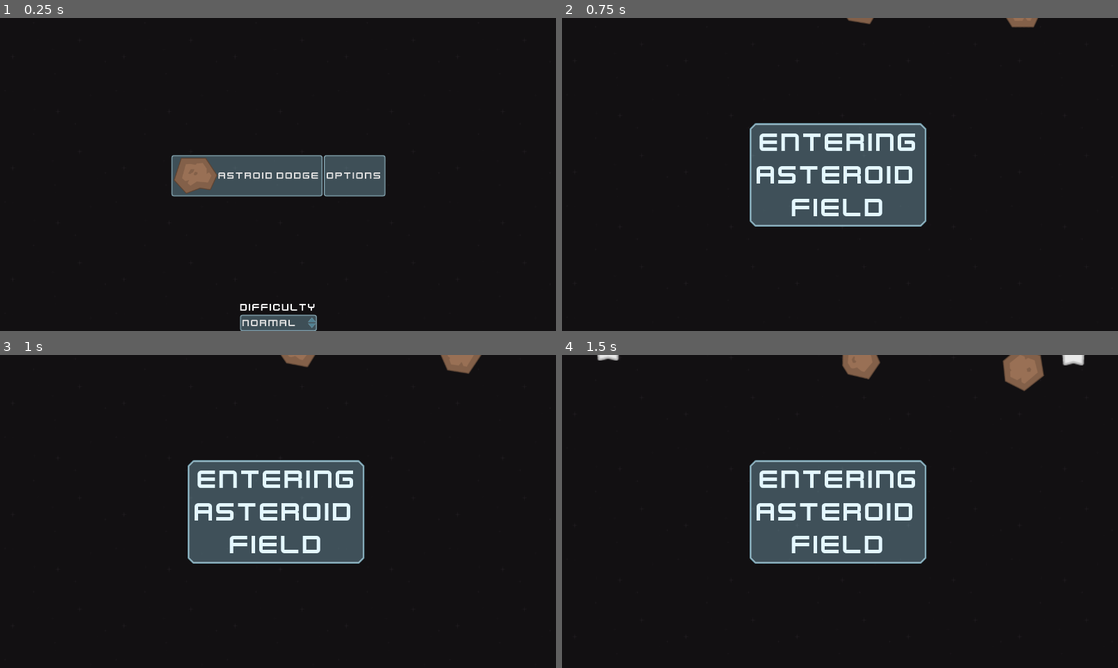
Above: before the commit, frames 1-4 (two rows, left to right).
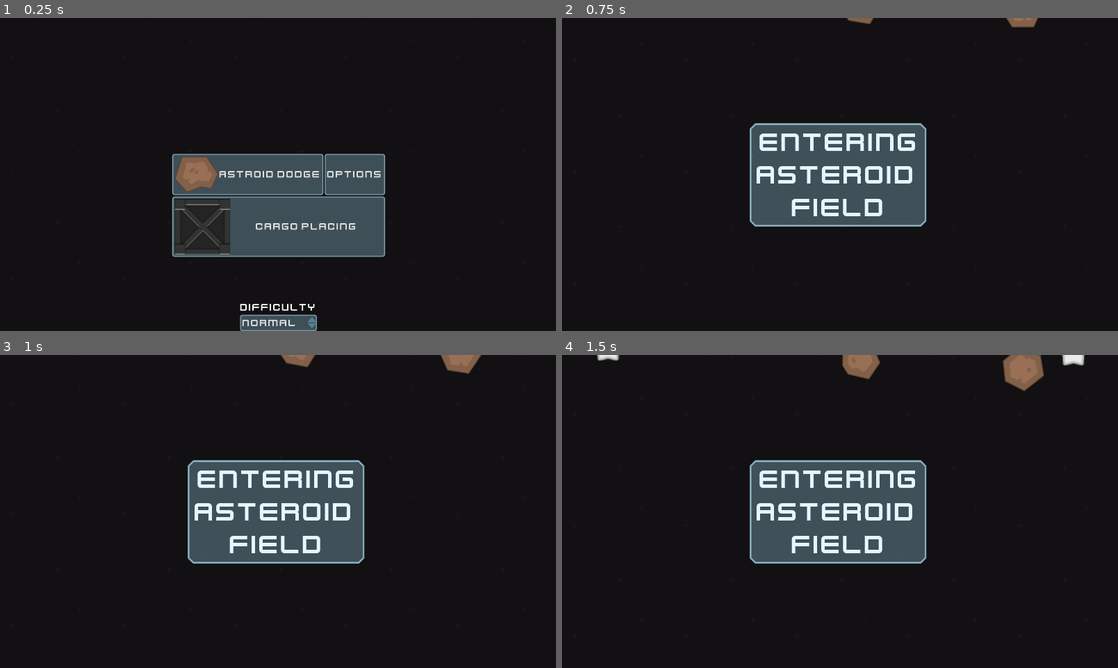
Above: after the commit, the same moments.

Repository: caleb-vincent/space-math
Game: Godot game, scene res://Main.tscn
Same seed, same stepped clock (60 frames per second), same inputs: the game is played once before the commit and once after it.
Inputs (mouse positions are in pixels of both pictures, inside the frame that each line leads up to):
- Up to frame 1 (0.25 s): no input
- Up to frame 2 (0.75 s): click "Astroid Dodge" at 0.5 s
- Up to frame 3 (1 s): no input
- Up to frame 4 (1.5 s): move the mouse to (962, 495) at 1.27 s; click (962, 495) at 1.42 s

The runs differ from the first frame. In frame 1, 7.8% of the frame differs, in the area x 30-70%, y 43-77%; in frame 2, nothing differs; in frame 3, nothing differs; in frame 4, nothing differs.

Commit message:
New Subgame
Cargo Placing
Rough outline, allows playing single round, but no visualizations or
timeout

Diff:
--- /dev/null
+++ b/Cargo/Cargo.tscn
@@ -0,0 +1,82 @@
+[gd_scene load_steps=5 format=2]
+
+[ext_resource path="res://assets/black.png" type="Texture" id=1]
+[ext_resource path="res://Cargo/Controls.tscn" type="PackedScene" id=2]
+[ext_resource path="res://Cargo/CargoHud.tscn" type="PackedScene" id=5]
+
+[sub_resource type="GDScript" id=1]
+script/source = "extends Node
+
+var rng = RandomNumberGenerator.new()
+
+signal gameOver
+
+
+func _ready() -> void:
+	rng.randomize()
+	$Hud.shipName = \"M.S.S. \" + Data.ShipNames[rng.randi_range(0, Data.ShipNames.size() - 1)]
+	$Hud.loadCount = 0
+	$Hud.loadTotal = 888
+	$RoundTimer.start()
+
+
+func _process(delta: float) -> void:
+	$Hud.time = $RoundTimer.time_left
+
+
+func _on_Control_onesPlace() -> void:
+	_updateLoadCount(1)
+
+
+func _on_Control_tensPlace() -> void:
+	_updateLoadCount(10)
+
+
+func _on_Control_hundredsPlace() -> void:
+	_updateLoadCount(100)
+
+
+func _updateLoadCount(add : int) -> void:
+	$Hud.loadCount += add
+	if $Hud.loadCount > $Hud.loadTotal:
+		$Control.visible = false
+		$Hud.gameOver()
+		$GameOverSplashTimer.start()
+
+
+func _on_GameOverSplashTimer_timeout() -> void:
+	emit_signal(\"gameOver\")
+"
+
+[node name="Cargo" type="Node"]
+script = SubResource( 1 )
+
+[node name="RoundTimer" type="Timer" parent="."]
+wait_time = 20.0
+one_shot = true
+
+[node name="GameOverSplashTimer" type="Timer" parent="."]
+wait_time = 3.0
+one_shot = true
+
+[node name="TextureRect" type="TextureRect" parent="."]
+anchor_right = 1.0
+anchor_bottom = 1.0
+size_flags_horizontal = 3
+size_flags_vertical = 3
+texture = ExtResource( 1 )
+expand = true
+stretch_mode = 2
+__meta__ = {
+"_edit_use_anchors_": false
+}
+
+[node name="Hud" parent="." instance=ExtResource( 5 )]
+
+[node name="Control" parent="." instance=ExtResource( 2 )]
+margin_top = 528.0
+margin_bottom = 0.0
+[connection signal="timeout" from="GameOverSplashTimer" to="." method="_on_GameOverSplashTimer_timeout"]
+[connection signal="hundredsPlace" from="Control" to="." method="_on_Control_hundredsPlace"]
+[connection signal="onesPlace" from="Control" to="." method="_on_Control_onesPlace"]
+[connection signal="tensPlace" from="Control" to="." method="_on_Control_tensPlace"]
--- /dev/null
+++ b/Cargo/CargoHud.tscn
@@ -0,0 +1,167 @@
+[gd_scene load_steps=6 format=2]
+
+[ext_resource path="res://assets/PanelStyle_Normal.tres" type="StyleBox" id=1]
+[ext_resource path="res://assets/theme.tres" type="Theme" id=2]
+[ext_resource path="res://assets/kenvector_future.ttf" type="DynamicFontData" id=3]
+
+[sub_resource type="GDScript" id=1]
+script/source = "extends Control
+
+export var shipName : String = \"M.S.S. Al-Khwārizmī\" setget _setShipName
+export var time = 0.0 setget _setTime
+export var loadCount : int = 0 setget _setLoad
+export var loadTotal : int = 0 setget _setTotal
+
+
+func gameOver() -> void:
+	$StatusBar.visible = false
+	$GameOver.visible = true
+
+
+func _setShipName(name : String) -> void:
+	shipName = name
+	$StatusBar/ShipName/Label.text = shipName
+
+
+func _setTime(t : float) -> void:
+	time = t
+	if t == 0:
+		$StatusBar/TimeRemaining/Label.text = \"Departs: NOW\"
+	else:
+		$StatusBar/TimeRemaining/Label.text = \"Departs in: \" +  \"%03.1f\" % [t]
+
+
+func _setLoad(count : int) -> void:
+	loadCount = count
+	_updateLoading()
+
+
+func _setTotal(total : int) -> void:
+	loadTotal = total
+	_updateLoading()
+
+
+func _updateLoading() -> void:
+	$StatusBar/Loading/Label.text = \"Loaded: \" + \"%3d\" % [loadCount] + \" of \" + \"%3d\" % [loadTotal]
+"
+
+[sub_resource type="DynamicFont" id=2]
+size = 64
+font_data = ExtResource( 3 )
+
+[node name="CargoHud" type="Control"]
+anchor_right = 1.0
+anchor_bottom = 1.0
+theme = ExtResource( 2 )
+script = SubResource( 1 )
+__meta__ = {
+"_edit_use_anchors_": false
+}
+
+[node name="StatusBar" type="HBoxContainer" parent="."]
+anchor_right = 1.0
+rect_min_size = Vector2( 0, 48 )
+size_flags_horizontal = 3
+alignment = 1
+__meta__ = {
+"_edit_use_anchors_": false
+}
+
+[node name="ShipName" type="Panel" parent="StatusBar"]
+margin_right = 424.0
+margin_bottom = 48.0
+size_flags_horizontal = 3
+size_flags_vertical = 3
+custom_styles/panel = ExtResource( 1 )
+__meta__ = {
+"_edit_use_anchors_": false
+}
+
+[node name="Label" type="Label" parent="StatusBar/ShipName"]
+anchor_right = 1.0
+anchor_bottom = 1.0
+text = "M.S.S. Al-Kindi"
+align = 1
+valign = 1
+uppercase = true
+__meta__ = {
+"_edit_use_anchors_": false
+}
+
+[node name="TimeRemaining" type="Panel" parent="StatusBar"]
+margin_left = 428.0
+margin_right = 852.0
+margin_bottom = 48.0
+size_flags_horizontal = 3
+size_flags_vertical = 3
+custom_styles/panel = ExtResource( 1 )
+__meta__ = {
+"_edit_use_anchors_": false
+}
+
+[node name="Label" type="Label" parent="StatusBar/TimeRemaining"]
+anchor_left = 0.5
+anchor_right = 0.5
+anchor_bottom = 1.0
+margin_left = -138.0
+margin_right = 138.0
+size_flags_vertical = 1
+text = "Departs in: sss.t"
+valign = 1
+uppercase = true
+__meta__ = {
+"_edit_use_anchors_": false
+}
+
+[node name="Loading" type="Panel" parent="StatusBar"]
+margin_left = 856.0
+margin_right = 1280.0
+margin_bottom = 48.0
+size_flags_horizontal = 3
+size_flags_vertical = 3
+custom_styles/panel = ExtResource( 1 )
+__meta__ = {
+"_edit_use_anchors_": false
+}
+
+[node name="Label" type="Label" parent="StatusBar/Loading"]
+anchor_right = 1.0
+anchor_bottom = 1.0
+text = "Loaded: nnn of NNN"
+align = 1
+valign = 1
+uppercase = true
+__meta__ = {
+"_edit_use_anchors_": false
+}
+
+[node name="GameOver" type="Panel" parent="."]
+visible = false
+anchor_left = 0.5
+anchor_top = 0.5
+anchor_right = 0.5
+anchor_bottom = 0.5
+margin_left = -128.0
+margin_top = -96.0
+margin_right = 128.0
+margin_bottom = 96.0
+rect_min_size = Vector2( 256, 128 )
+__meta__ = {
+"_edit_use_anchors_": false
+}
+
+[node name="Label" type="Label" parent="GameOver"]
+anchor_right = 1.0
+anchor_bottom = 1.0
+margin_left = 4.0
+margin_top = 4.0
+margin_right = 4.0
+margin_bottom = 4.0
+custom_fonts/font = SubResource( 2 )
+text = "GAME
+OVER"
+align = 1
+valign = 1
+__meta__ = {
+"_edit_use_anchors_": false
+}
--- /dev/null
+++ b/Cargo/Controls.tscn
@@ -0,0 +1,128 @@
+[gd_scene load_steps=7 format=2]
+
+[ext_resource path="res://assets/theme.tres" type="Theme" id=1]
+[ext_resource path="res://assets/cargoBox_ten.png" type="Texture" id=2]
+[ext_resource path="res://assets/cargoBox_hundred.png" type="Texture" id=3]
+[ext_resource path="res://assets/glassBackground.png" type="Texture" id=4]
+[ext_resource path="res://assets/cargoBox.png" type="Texture" id=5]
+
+[sub_resource type="GDScript" id=1]
+script/source = "extends Node
+
+signal onesPlace
+signal tensPlace
+signal hundredsPlace
+
+
+func _onOnesButton() -> void:
+	emit_signal(\"onesPlace\")
+
+
+func _onTensButton() -> void:
+	emit_signal(\"tensPlace\")
+
+
+func _onHundredsButton() -> void:
+	emit_signal(\"hundredsPlace\")
+"
+
+[node name="CargoControls" type="HBoxContainer"]
+anchor_right = 1.0
+anchor_bottom = 1.0
+margin_bottom = -528.0
+theme = ExtResource( 1 )
+script = SubResource( 1 )
+__meta__ = {
+"_edit_use_anchors_": false
+}
+
+[node name="Ones" type="Panel" parent="."]
+margin_right = 424.0
+margin_bottom = 192.0
+size_flags_horizontal = 3
+
+[node name="TextureRect" type="TextureRect" parent="Ones"]
+anchor_right = 1.0
+anchor_bottom = 1.0
+texture = ExtResource( 5 )
+stretch_mode = 4
+__meta__ = {
+"_edit_use_anchors_": false
+}
+
+[node name="OnesButton" type="TextureButton" parent="Ones"]
+anchor_right = 1.0
+anchor_bottom = 1.0
+margin_left = 3.0
+margin_top = 3.0
+margin_right = -3.0
+margin_bottom = -3.0
+size_flags_horizontal = 3
+size_flags_vertical = 3
+texture_pressed = ExtResource( 4 )
+expand = true
+__meta__ = {
+"_edit_use_anchors_": false
+}
+
+[node name="Tens" type="Panel" parent="."]
+margin_left = 428.0
+margin_right = 852.0
+margin_bottom = 192.0
+size_flags_horizontal = 3
+
+[node name="TextureRect" type="TextureRect" parent="Tens"]
+anchor_right = 1.0
+anchor_bottom = 1.0
+texture = ExtResource( 2 )
+stretch_mode = 4
+__meta__ = {
+"_edit_use_anchors_": false
+}
+
+[node name="TensButton" type="TextureButton" parent="Tens"]
+anchor_right = 1.0
+anchor_bottom = 1.0
+margin_left = 3.0
+margin_top = 3.0
+margin_right = -3.0
+margin_bottom = -3.0
+size_flags_horizontal = 3
+size_flags_vertical = 3
+texture_pressed = ExtResource( 4 )
+expand = true
+
+[node name="Hundreds" type="Panel" parent="."]
+margin_left = 856.0
+margin_right = 1280.0
+margin_bottom = 192.0
+size_flags_horizontal = 3
+
+[node name="TextureRect" type="TextureRect" parent="Hundreds"]
+anchor_right = 1.0
+anchor_bottom = 1.0
+size_flags_horizontal = 5
+size_flags_vertical = 5
+texture = ExtResource( 3 )
+stretch_mode = 4
+__meta__ = {
+"_edit_use_anchors_": false
+}
+
+[node name="HundredsButton" type="TextureButton" parent="Hundreds"]
+anchor_right = 1.0
+anchor_bottom = 1.0
+margin_left = 3.0
+margin_top = 3.0
+margin_right = -3.0
+margin_bottom = -3.0
+size_flags_horizontal = 3
+size_flags_vertical = 3
+texture_pressed = ExtResource( 4 )
+expand = true
+__meta__ = {
+"_edit_use_anchors_": false
+}
+[connection signal="pressed" from="Ones/OnesButton" to="." method="_onOnesButton"]
+[connection signal="pressed" from="Tens/TensButton" to="." method="_onTensButton"]
+[connection signal="pressed" from="Hundreds/HundredsButton" to="." method="_onHundredsButton"]
--- /dev/null
+++ b/Data.gd
@@ -0,0 +1,51 @@
+extends Node
+
+const ShipNames = [
+	"Al-Khwarizmi",# Al-Khwārizmī
+	"Al-Kindi",
+	"Thales",
+	"Pythagoras",
+	"Euclid",
+	"Euler",
+	"Newton",
+	"Fermat",
+	"Laplace",
+	"Lovelace",
+	"Turing",
+	"Einstein",
+	"Grothendieck",
+	"Whitehead",
+	"Archimedes",
+	"Aryabhata",
+	"Riemann",
+	"Russell",
+	"Pascal",
+	"Brahmagupta",
+	"Gauss",
+	"Babbage",
+	"Huygens",
+	"Hilbert",
+	"Fibonacci",
+	"Mandelbrot",
+	"Diophantus",
+	"Lasker",
+	"Noether",
+	"Eratosthenes",
+	"Hardy",
+	"Galileo",
+	"Boole",
+	"Leibniz",
+	"Frege",
+	"Hopper",
+	"Hero",
+	"Kepler",
+	"Napier",
+	"Wallis",
+	"Gödel",
+	"Pacioli",
+	"Madhava",
+	"Khayyam",
+	"Ptolemy",
+	"Descartes",
+	"Ramanujan"
+]
--- a/Dodge/Dodge.tscn
+++ b/Dodge/Dodge.tscn
@@ -50,10 +50,6 @@
 		_addTarget()
 	assert(dodgeOptions != null)
 
-func _process(delta):
-	if Input.is_action_pressed(\"game_escape\"):
-		emit_signal(\"gameOver\")
-
 
 func _addObstacle() -> void:
 	var mob = Obstacle.instance()
--- a/Dodge/Hud.tscn
+++ b/Dodge/Hud.tscn
@@ -213,6 +213,7 @@
 patch_margin_bottom = 16
 
 [node name="StartingMessage" type="Label" parent="MessageContainer"]
+visible = false
 margin_left = 448.0
 margin_top = 249.0
 margin_right = 831.0
--- a/Main.tscn
+++ b/Main.tscn
@@ -8,6 +8,7 @@
 script/source = "extends Node
 
 const Dodge = preload(\"res://Dodge/Dodge.tscn\")
+const Cargo = preload(\"res://Cargo/Cargo.tscn\")
 
 var game = null
 
@@ -19,7 +20,8 @@
 func _process(delta):
 	if game != null &&  Input.is_action_just_released(\"game_pause\"):
 		game.get_tree().paused = !game.get_tree().paused
-
+	elif game != null &&  Input.is_action_pressed(\"game_escape\"):
+		_on_gameOver()
 
 
 func _on_Menu_astroidDodge() -> void:
@@ -44,6 +46,7 @@
 	$Menu.visible = true
 	$Background.visible = true
 
+
 func _on_difficultyChange(difficulty : int) -> void:
 	Options.selectedDifficulty = difficulty
 
@@ -51,6 +54,15 @@
 
 func _on_DodgeOptions_hide() -> void:
 	$Menu.visible = true
+
+
+func _on_Menu_cargoPlacing() -> void:
+	$Menu.visible = false
+	$Background.visible = false
+	var cargo = Cargo.instance()
+	game = cargo
+	cargo.connect(\"gameOver\", self, \"_on_gameOver\")
+	add_child(cargo)
 "
 
 [node name="Main" type="Node"]
@@ -61,6 +73,7 @@
 anchor_right = 1.0
 anchor_bottom = 1.0
 texture = ExtResource( 4 )
+expand = true
 stretch_mode = 2
 __meta__ = {
 "_edit_use_anchors_": false
@@ -76,4 +89,5 @@
 visible = false
 [connection signal="astroidDodge" from="Menu" to="." method="_on_Menu_astroidDodge"]
 [connection signal="astroidDodgeOptions" from="Menu" to="." method="_on_Menu_astroidDodgeOptions"]
+[connection signal="cargoPlacing" from="Menu" to="." method="_on_Menu_cargoPlacing"]
 [connection signal="hide" from="DodgeOptions" to="." method="_on_DodgeOptions_hide"]
--- a/Menu.tscn
+++ b/Menu.tscn
@@ -1,18 +1,24 @@
-[gd_scene load_steps=4 format=2]
+[gd_scene load_steps=5 format=2]
 
 [ext_resource path="res://assets/meteorBrown_big1.png" type="Texture" id=1]
 [ext_resource path="res://assets/theme.tres" type="Theme" id=2]
+[ext_resource path="res://assets/cargoBox.png" type="Texture" id=3]
 
 [sub_resource type="GDScript" id=1]
 script/source = "extends Control
 
 signal astroidDodge
 signal astroidDodgeOptions
+signal cargoPlacing
 signal difficultSelected
 
 
-func _on_Button_pressed() -> void:
+func _on_Dodge_pressed() -> void:
 	emit_signal(\"astroidDodge\")
+
+
+func _on_Cargo_pressed() -> void:
+	emit_signal(\"cargoPlacing\")
 
 
 func _on_OptionButton_item_selected(id: int) -> void:
@@ -37,20 +43,27 @@
 "_edit_use_anchors_": false
 }
 
-[node name="HBoxContainer" type="HBoxContainer" parent="."]
+[node name="VBoxContainer2" type="VBoxContainer" parent="."]
 anchor_left = 0.5
 anchor_top = 0.5
 anchor_right = 0.5
 anchor_bottom = 0.5
-margin_left = -246.0
-margin_top = -44.0
-margin_right = 246.0
-margin_bottom = 44.0
+margin_left = -244.5
+margin_top = -47.0
+margin_right = 244.5
+margin_bottom = 47.0
 __meta__ = {
 "_edit_use_anchors_": false
 }
 
-[node name="DodgeButton" type="Button" parent="HBoxContainer"]
+[node name="HBoxContainer" type="HBoxContainer" parent="VBoxContainer2"]
+margin_right = 489.0
+margin_bottom = 94.0
+__meta__ = {
+"_edit_use_anchors_": false
+}
+
+[node name="DodgeButton" type="Button" parent="VBoxContainer2/HBoxContainer"]
 margin_right = 347.0
 margin_bottom = 94.0
 size_flags_horizontal = 3
@@ -58,13 +71,29 @@
 text = "Astroid Dodge"
 icon = ExtResource( 1 )
 
-[node name="DodgeOptionsButton" type="Button" parent="HBoxContainer"]
+[node name="DodgeOptionsButton" type="Button" parent="VBoxContainer2/HBoxContainer"]
 margin_left = 351.0
-margin_right = 492.0
+margin_right = 489.0
 margin_bottom = 94.0
 size_flags_horizontal = 3
 size_flags_stretch_ratio = 0.5
 text = "OPTIONS"
+
+[node name="HBoxContainer2" type="HBoxContainer" parent="VBoxContainer2"]
+margin_top = 98.0
+margin_right = 489.0
+margin_bottom = 200.0
+__meta__ = {
+"_edit_use_anchors_": false
+}
+
+[node name="CargoButton" type="Button" parent="VBoxContainer2/HBoxContainer2"]
+margin_right = 489.0
+margin_bottom = 102.0
+size_flags_horizontal = 3
+size_flags_vertical = 3
+text = "Cargo Placing"
+icon = ExtResource( 3 )
 
 [node name="VBoxContainer" type="VBoxContainer" parent="."]
 anchor_left = 0.5
@@ -89,12 +118,14 @@
 margin_top = 31.0
 margin_right = 176.0
 margin_bottom = 68.0
+text = "Normal"
 expand_icon = true
 items = [ "Easy", null, false, 0, null, "Normal", null, false, 1, null, "Hard", null, false, 2, null ]
 selected = 1
 __meta__ = {
 "_edit_use_anchors_": false
 }
-[connection signal="pressed" from="HBoxContainer/DodgeButton" to="." method="_on_Button_pressed"]
-[connection signal="pressed" from="HBoxContainer/DodgeOptionsButton" to="." method="_on_DodgeOptionsButton_pressed"]
+[connection signal="pressed" from="VBoxContainer2/HBoxContainer/DodgeButton" to="." method="_on_Dodge_pressed"]
+[connection signal="pressed" from="VBoxContainer2/HBoxContainer/DodgeOptionsButton" to="." method="_on_DodgeOptionsButton_pressed"]
+[connection signal="pressed" from="VBoxContainer2/HBoxContainer2/CargoButton" to="." method="_on_Cargo_pressed"]
 [connection signal="item_selected" from="VBoxContainer/OptionButton" to="." method="_on_OptionButton_item_selected"]
--- a/assets/PanelStyle_Normal.tres
+++ b/assets/PanelStyle_Normal.tres
@@ -5,7 +5,7 @@
 content_margin_right = 5.0
 content_margin_top = 5.0
 content_margin_bottom = 5.0
-bg_color = Color( 0.6468, 0.891147, 0.98, 0.0392157 )
+bg_color = Color( 0.350772, 0.814412, 0.983008, 0.2 )
 border_width_left = 4
 border_width_top = 4
 border_width_right = 4
--- a/assets/theme.tres
+++ b/assets/theme.tres
@@ -45,9 +45,7 @@
 shadow_color = Color( 0.0588235, 0.0745098, 0.0784314, 0.301961 )
 shadow_size = 1
 
-[sub_resource type="StyleBoxEmpty" id=2]
-
-[sub_resource type="StyleBoxFlat" id=5]
+[sub_resource type="StyleBoxFlat" id=3]
 content_margin_left = 5.0
 content_margin_right = 5.0
 content_margin_top = 5.0
@@ -78,22 +76,23 @@
 corner_radius_bottom_right = 3
 corner_radius_bottom_left = 6
 
-[sub_resource type="DynamicFont" id=1]
+[sub_resource type="DynamicFont" id=5]
 size = 24
 font_data = ExtResource( 1 )
 
 [resource]
-default_font = SubResource( 1 )
+default_font = SubResource( 5 )
 Button/styles/disabled = ExtResource( 4 )
 Button/styles/focus = ExtResource( 2 )
 Button/styles/hover = ExtResource( 2 )
 Button/styles/normal = ExtResource( 2 )
 Button/styles/pressed = ExtResource( 3 )
-LineEdit/styles/normal = SubResource( 3 )
-LineEdit/styles/read_only = SubResource( 4 )
+LineEdit/styles/normal = SubResource( 1 )
+LineEdit/styles/read_only = SubResource( 2 )
 OptionButton/icons/arrow = ExtResource( 6 )
-Panel/styles/panel = SubResource( 2 )
+Panel/styles/panel = ExtResource( 5 )
+PopupDialog/styles/panel = ExtResource( 5 )
 PopupMenu/styles/panel = ExtResource( 5 )
-ProgressBar/styles/bg = SubResource( 5 )
-ProgressBar/styles/fg = SubResource( 6 )
+ProgressBar/styles/bg = SubResource( 3 )
+ProgressBar/styles/fg = SubResource( 4 )
 SpinBox/icons/updown = ExtResource( 6 )
--- a/project.godot
+++ b/project.godot
@@ -22,6 +22,7 @@
 [autoload]
 
 Options="*res://Options.gd"
+Data="*res://Data.gd"
 
 [debug]
 
Not shown: 3 places in Dodge/Hud.tscn that only renumber resources
Binary file added: assets/CargoBox_small.png
Not shown, added: assets/CargoBox_small.png.import
Binary file added: assets/cargoBox.png
Not shown, added: assets/cargoBox.png.import
Binary file added: assets/cargoBox_hundred.png
Not shown, added: assets/cargoBox_hundred.png.import
Binary file added: assets/cargoBox_ten.jpg
Not shown, added: assets/cargoBox_ten.jpg.import
Binary file added: assets/cargoBox_ten.png
Not shown, added: assets/cargoBox_ten.png.import
Binary file added: assets/glassBackground.png
(and 3 more such lines)
